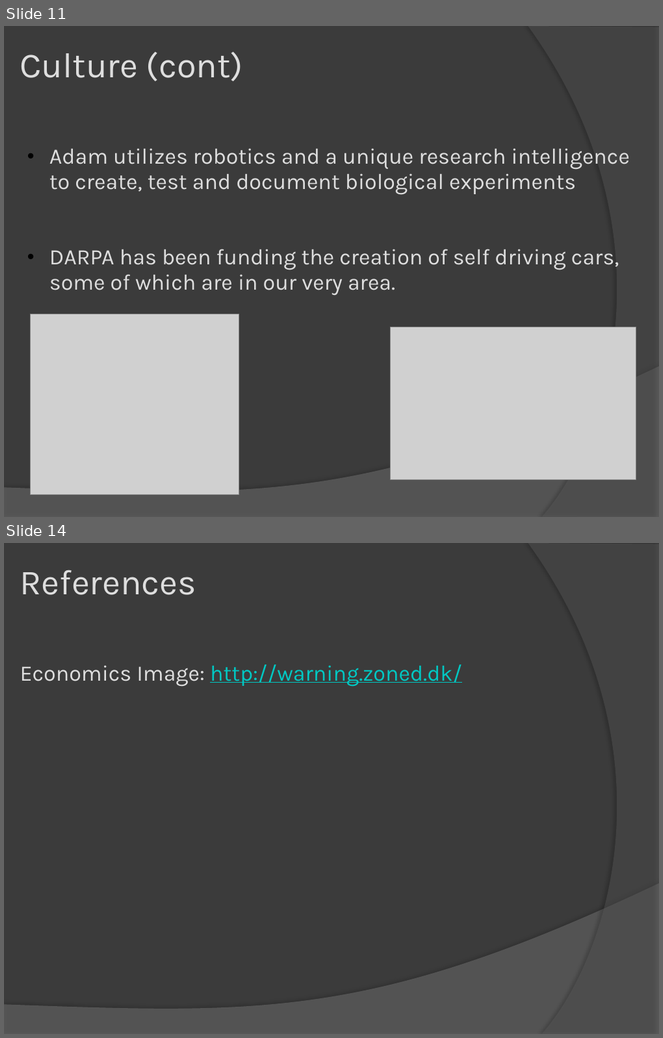
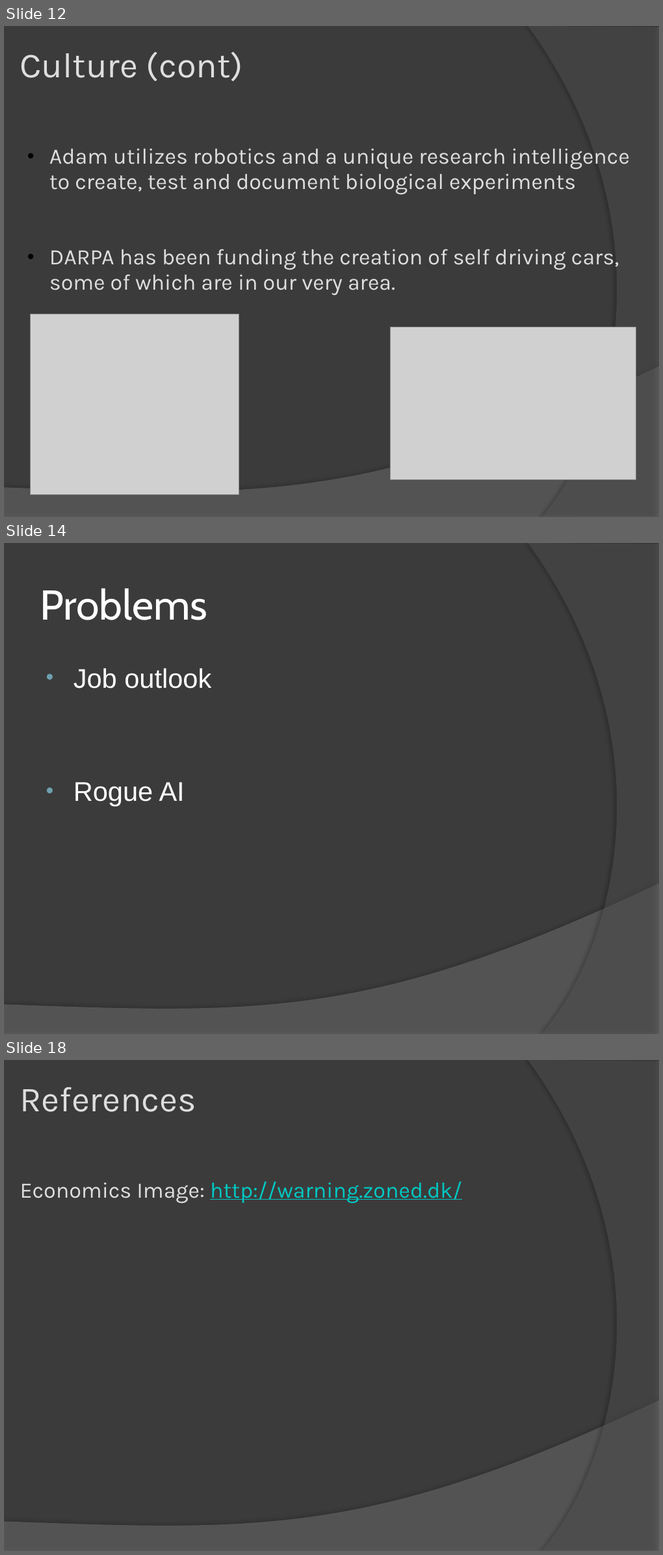
Before and after one commit to abhishekori/team-sexy-awesome-repository-of-awesomeness-----sexy, a slide deck: artififical intelligence.pptx. Shown one above the other, each under a label of ours: slides 11 and 14 before the commit, slides 12, 14 and 18 after it; the slides between them are not shown. The pictures are 663x1038 and 663x1555 pixels, drawn with LibreOffice and Linux fonts; fonts in the diff are those of the drawing; grey boxes stand for pictures. Boxes give left, top, right and bottom in pixels: in the first picture for what was removed or moved away, otherwise in the second. Text is boxed around its words. In the diff, an @@ line names an element or a change of style, - is before the commit and + after.

```diff
--- a/artififical intelligence.pptx
+++ b/artififical intelligence.pptx
@@ slide 14 added at box(4, 543, 659, 1034), background #3B3B3B; not listed: 2 template elements that a slide beside it also shows @@
@@ title added at box(40, 589, 207, 620), 51 pt, text #FFFFFF @@
+Problems
@@ text added at box(74, 668, 211, 806), 33 pt, text #FFFFFF @@
+• Job outlook
+• Rogue AI
@@ what was slide 11 is now slide 12 @@
@@ what was slide 14 is now slide 18 @@
```
Also in this commit, not shown: 5 slides changed, 6 other slides added, 3 slides removed.
